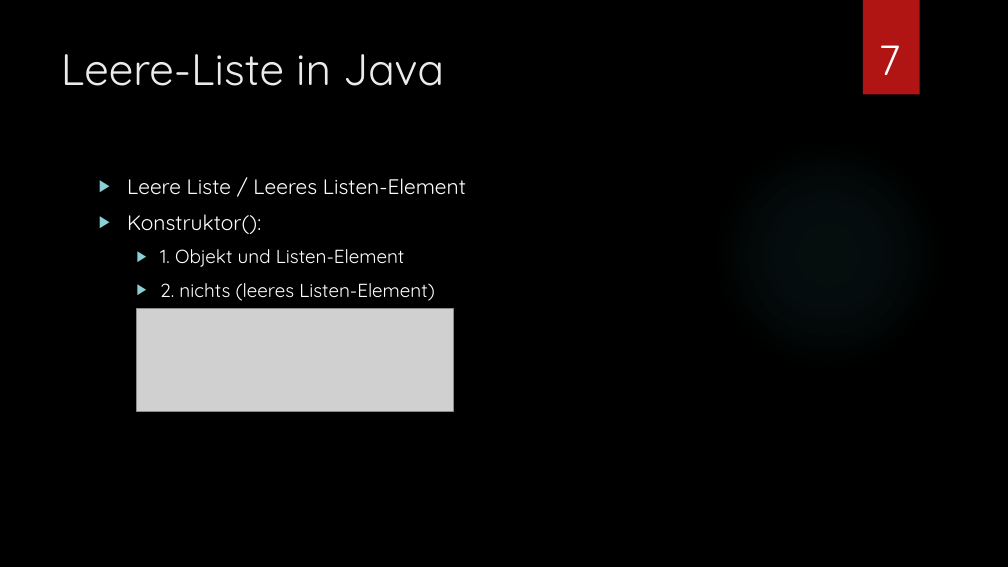
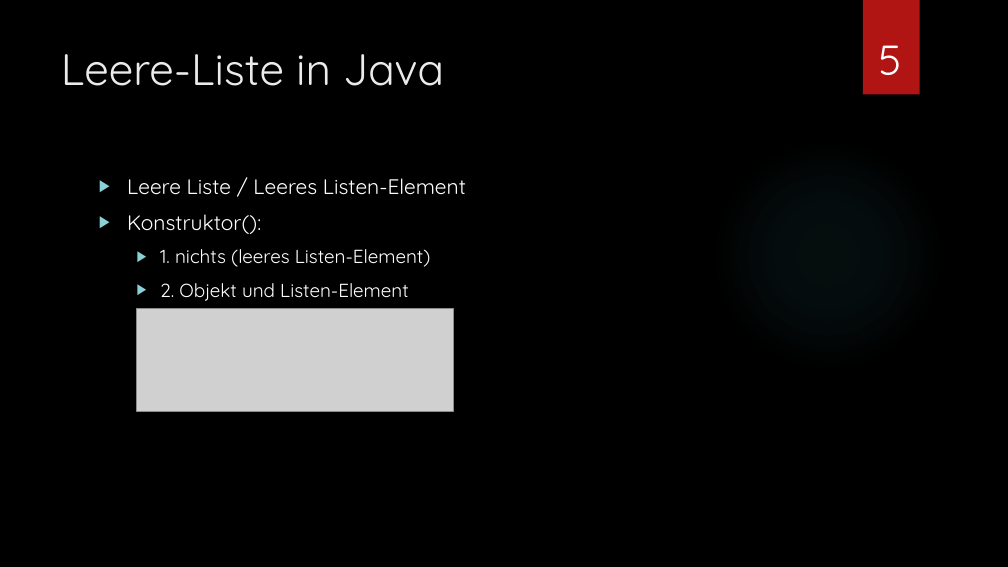
Before and after one commit to Gargamel19/LB.A2, a slide deck: slide 5 of Listen und Arithmetik.pptx (slide 7 before the commit). Drawn at 1008x567 pixels with LibreOffice and Linux fonts; fonts in the diff are those of the drawing; grey boxes stand for pictures; background and template pictures are left out. Boxes give left, top, right and bottom in pixels: in the first picture for what was removed or moved away, otherwise in the second. Text is boxed around its words. In the diff, an @@ line names an element or a change of style, - is before the commit and + after.

```diff
--- a/Listen und Arithmetik.pptx
+++ b/Listen und Arithmetik.pptx
@@ page number at [879, 45, 902, 75]: text changed @@
-7
+5
@@ text at [160, 249, 431, 301]: text changed @@
-  ▶ 1. Objekt und Listen-Element
-  ▶ 2. nichts (leeres Listen-Element)
+  ▶ 1. nichts (leeres Listen-Element)
+  ▶ 2. Objekt und Listen-Element
```
Also in this commit, not shown: 4 other slides changed, 17 other files.
